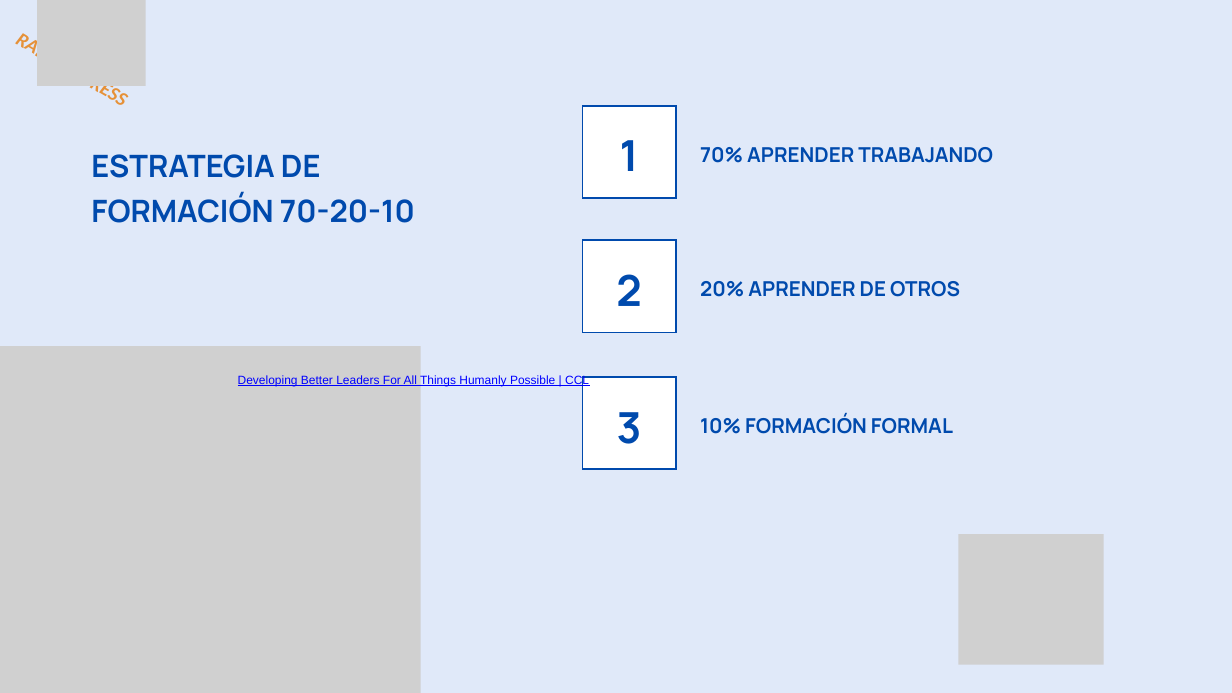
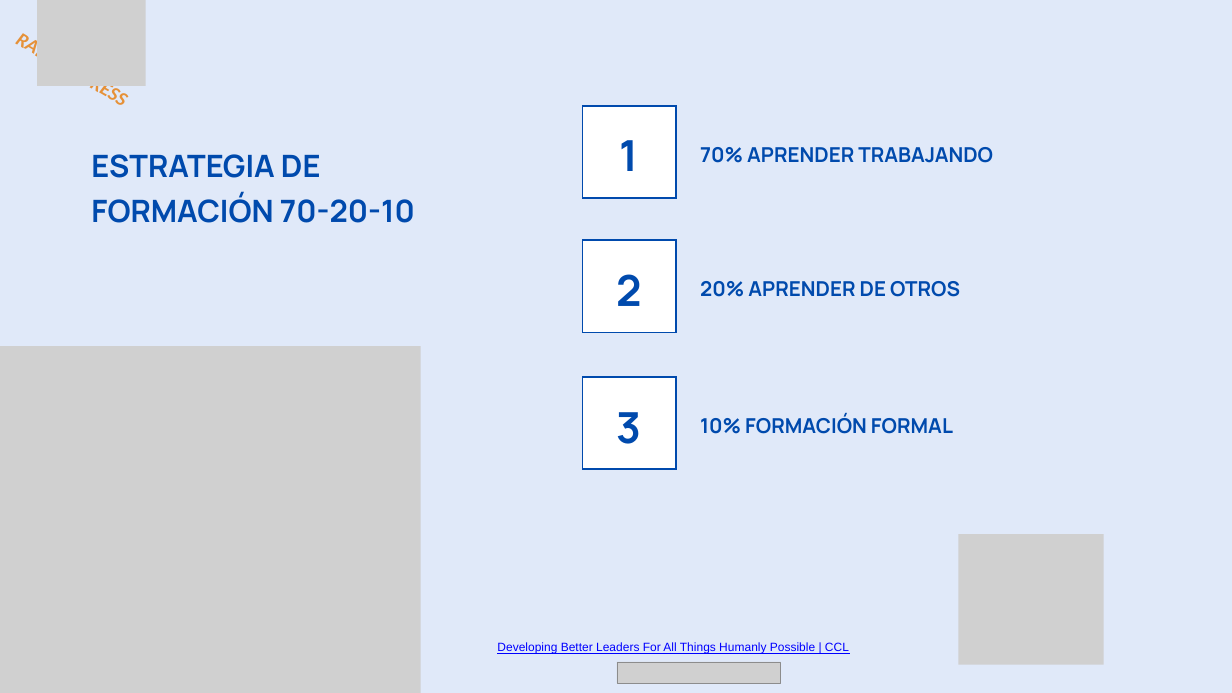
Before and after one commit to ITACADEMYprojectes/ProjecteData, a slide deck: slide 19 of Equip_28/Results/Analisis_PAP_and_ABL_RapidExpres_2026_11_05.pptx. Drawn at 1232x693 pixels with LibreOffice and Linux fonts; fonts in the diff are those of the drawing; grey boxes stand for pictures. Boxes give left, top, right and bottom in pixels: in the first picture for what was removed or moved away, otherwise in the second. Text is boxed around its words. In the diff, an @@ line names an element or a change of style, - is before the commit and + after.

Commit message:
update propuestas con  refencias

```diff
--- a/Equip_28/Results/Analisis_PAP_and_ABL_RapidExpres_2026_11_05.pptx
+++ b/Equip_28/Results/Analisis_PAP_and_ABL_RapidExpres_2026_11_05.pptx
@@ text "Developing Better Leaders For All ...": place and size @@
-text "Developing Better Leaders For All ..." at box(238, 375, 589, 386)
+text "Developing Better Leaders For All ..." at box(497, 642, 849, 654)
@@ picture added at box(617, 662, 781, 683) @@
```
